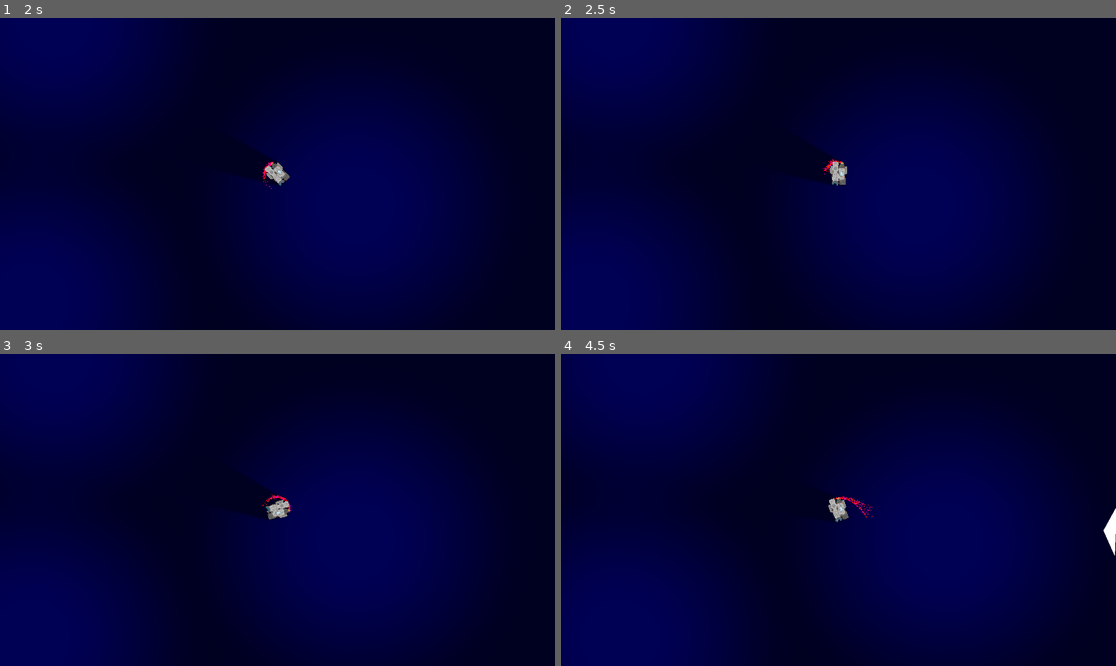
Above: before the commit, frames 1-4 (two rows, left to right).
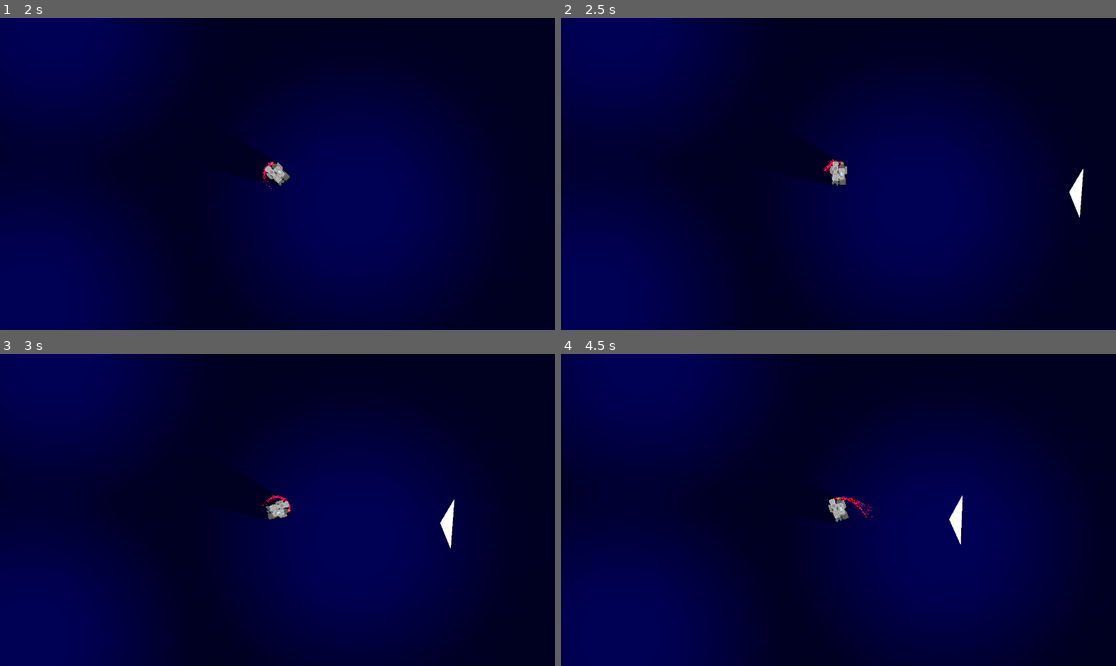
Above: after the commit, the same moments.

Repository: yimmit303/Global-Game-Jam-2020
Game: Godot game, scene res://Scenes/Root.tscn
The game is run twice, just before and just after one commit, with the same random seed, the same clock (stepped at 60 frames per second) and the same inputs.
Inputs:
- Up to frame 1 (2 s): hold D (move_right) 0.53-1.28 s; hold S (move_backwards) from 1.28 s (still down)
- Up to frame 2 (2.5 s): release S (move_backwards) at 2.03 s; hold D (move_right) from 2.03 s (still down)
- Up to frame 3 (3 s): release D (move_right) at 2.78 s; hold W (move_forward) from 2.78 s (still down)
- Up to frame 4 (4.5 s): release W (move_forward) at 3.53 s; hold A (move_left) from 3.53 s (still down)

Frame 1 is identical in both runs. In frame 2, 0.2% of the frame differs, in the area x 91-95%, y 48-64%; in frame 3, 0.2%; in frame 4, 0.4%, in the area x 69-100%, y 45-65%.

Commit message:
Enemy Feel
Updated the enemy movement to feel much more threatening.

Diff:
--- a/Scripts/Enemy_Basic.gd
+++ b/Scripts/Enemy_Basic.gd
@@ -10,9 +10,10 @@
 #Fixed Values for movement
 var outer_diameter = 500;
 var inner_diameter = 300;
-var attack_speed: float = 400;
+var attack_speed: float = 1600;
 var rotate_speed: float = 2
-var acceleration: float = 200;
+var acceleration: float = 1200;
+var decelleration_modifier = 2;
 
 #Values for constant manipulation
 var cooldown: float = 0;
@@ -22,6 +23,11 @@
 func _ready():
 	target = get_node(goal)
 	pass # Replace with function body.
+
+
+
+func fire_projectile():
+	pass
 
 
 
@@ -40,7 +46,7 @@
 
 
 func pursue(var delta):
-	var distance_to_target = (target.global_position - self.global_position).length() - 300;
+	var distance_to_target = (target.global_position - self.global_position).length() - self.inner_diameter;
 
 	if distance_to_target < 0:
 		self.state = "attacking";
@@ -53,12 +59,12 @@
 	elif angle > 0 and angle > delta * rotate_speed:
 		self.rotate(delta * rotate_speed);
 
-	var low_velocity = sqrt(self.acceleration * distance_to_target / 2);
+	var low_velocity = sqrt(self.acceleration * distance_to_target / 2) * self.decelleration_modifier;
 
 	if self.velocity < attack_speed and self.velocity < low_velocity:
 		self.velocity += delta * acceleration;
 	elif self.velocity > low_velocity and self.velocity > 0:
-		self.velocity -= delta * acceleration;
+		self.velocity -= delta * acceleration * self.decelleration_modifier;
 
 	self.position += self.global_transform.x * self.velocity * delta;
 
@@ -68,7 +74,7 @@
 	#Get direction of player
 
 	var distance_to_target = (target.global_position - self.global_position).length();
-	if distance_to_target > 500:
+	if distance_to_target > self.outer_diameter:
 		self.state = "acquiring";
 		return;
 
